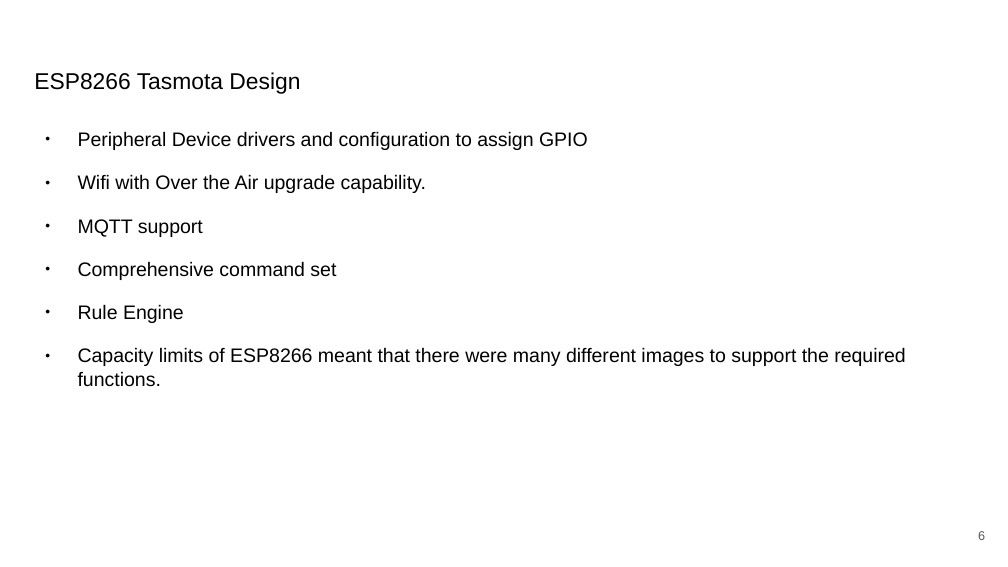
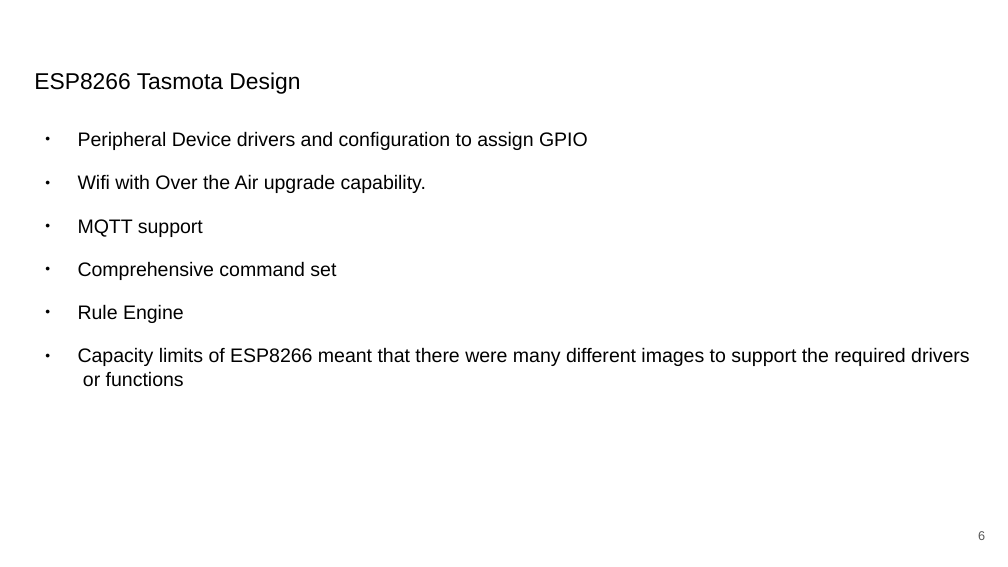
Before and after one commit to darrylb123/EO2024, a slide deck: slide 6 of EO2024-Tasmota+Berry.odp. Drawn at 1008x567 pixels with LibreOffice and Linux fonts; fonts in the diff are those of the drawing; background and template pictures are left out. Boxes give left, top, right and bottom in pixels: in the first picture for what was removed or moved away, otherwise in the second. Text is boxed around its words. In the diff, an @@ line names an element or a change of style, - is before the commit and + after.

```diff
--- a/EO2024-Tasmota+Berry.odp
+++ b/EO2024-Tasmota+Berry.odp
@@ text at (x1=78, y1=347, x2=970, y2=387): text changed @@
-● Capacity limits of ESP8266 meant that there were many different images to support the required functions.
+● Capacity limits of ESP8266 meant that there were many different images to support the required drivers or functions
```
Also in this commit, not shown: 2 other slides changed.
